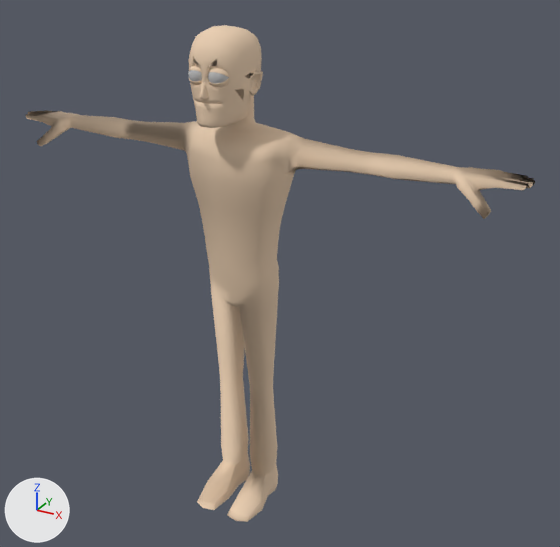
Before and after pictures for a commit that changed the FBX model FK Walk/Maya Project/scenes/FK_Walk.fbx.
Camera for both pictures: a 50 mm camera at (1.45, -2.31, 2.21) aimed at (0.13, 0.09, 1.01). Arrows for +X, +Y and +Z are at lower left; the lights stay in place. Where no turn or scale is listed for an object, it has been applied to the vertices.

In view in the first picture: 'bodySkin_Geo', 'head_Geo'.
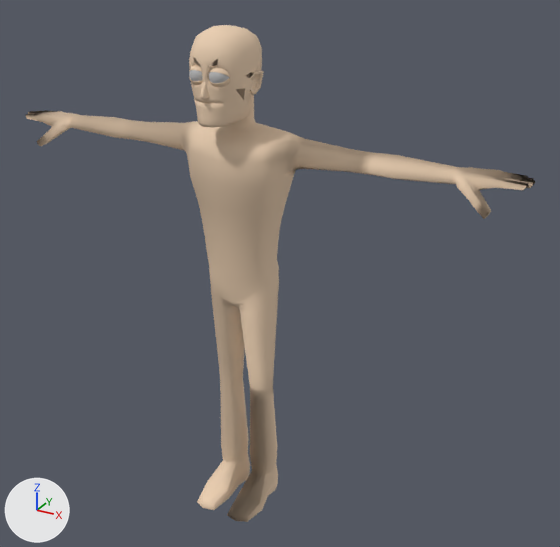
ob_headconstrain_grp is not drawn itself; it is the parent of ob_headposition_grp.

The change, as a diff of the scene's bpy script:
```diff
--- a/FK Walk/Maya Project/scenes/FK_Walk.fbx.py
+++ b/FK Walk/Maya Project/scenes/FK_Walk.fbx.py
@@ me_mesh @@
 me_mesh.from_pydata(...)  # 1722 vertices, 1736 faces; spans x -1.03..1.04, y -0.19..0.18, z 0.0..1.74
 # used by ob_bodyskin_geo; location = (0.0, 0.0, 0.0)
+# me_mesh part 1: its shading normals changed
 me_mesh.materials.append(mat_body_mat)
@@ ob_headconstrain_grp @@
 ob_headconstrain_grp.parent = ob_head_grp
-ob_headconstrain_grp.location = (-0.555, -8.376, 0.411)
+ob_headconstrain_grp.location = (-0.578, -8.296, -0.0875)
 ob_headconstrain_grp.rotation_euler = (-0.00216, -0.00487, -0.00297)  # degrees (-0.1, -0.3, -0.2)
```

Changed parts and their boxes [x1, y1, x2, y2] in the pictures (560 x 547 px):
'bodySkin_Geo', shading changed
    both: [26, 95, 534, 522]
'head_Geo', moved
    before: [188, 25, 263, 128]
    after: [189, 25, 264, 128]
'eyeL_Geo', moved
    before: [208, 72, 229, 84]
    after: [209, 72, 229, 83]
'eyeR_Geo', moved
    before: [188, 70, 202, 81]
    after: [189, 70, 203, 81]
'nose_Geo', moved
    before: [199, 82, 209, 99]
    after: [200, 82, 210, 99]
'eyeLidTopL_Geo', moved
    before: [209, 68, 229, 77]
    after: [210, 67, 230, 77]
'eyeLidBottomL_Geo', moved
    before: [209, 78, 229, 87]
    after: [209, 77, 230, 87]
'eyeLidTopR_Geo', moved
    before: [188, 66, 201, 72]
    after: [189, 65, 202, 72]
'eyeLidBottomR_Geo', moved
    before: [189, 79, 202, 85]
    after: [189, 77, 202, 85]
